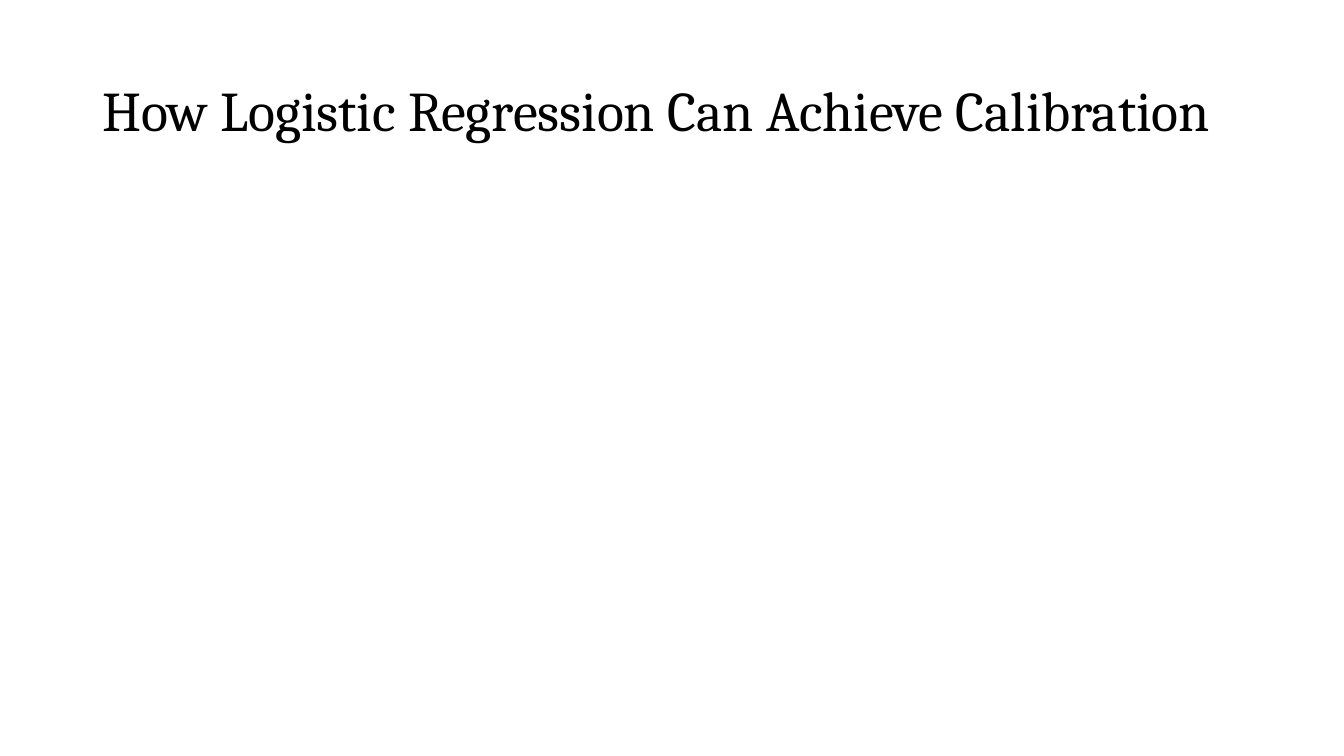
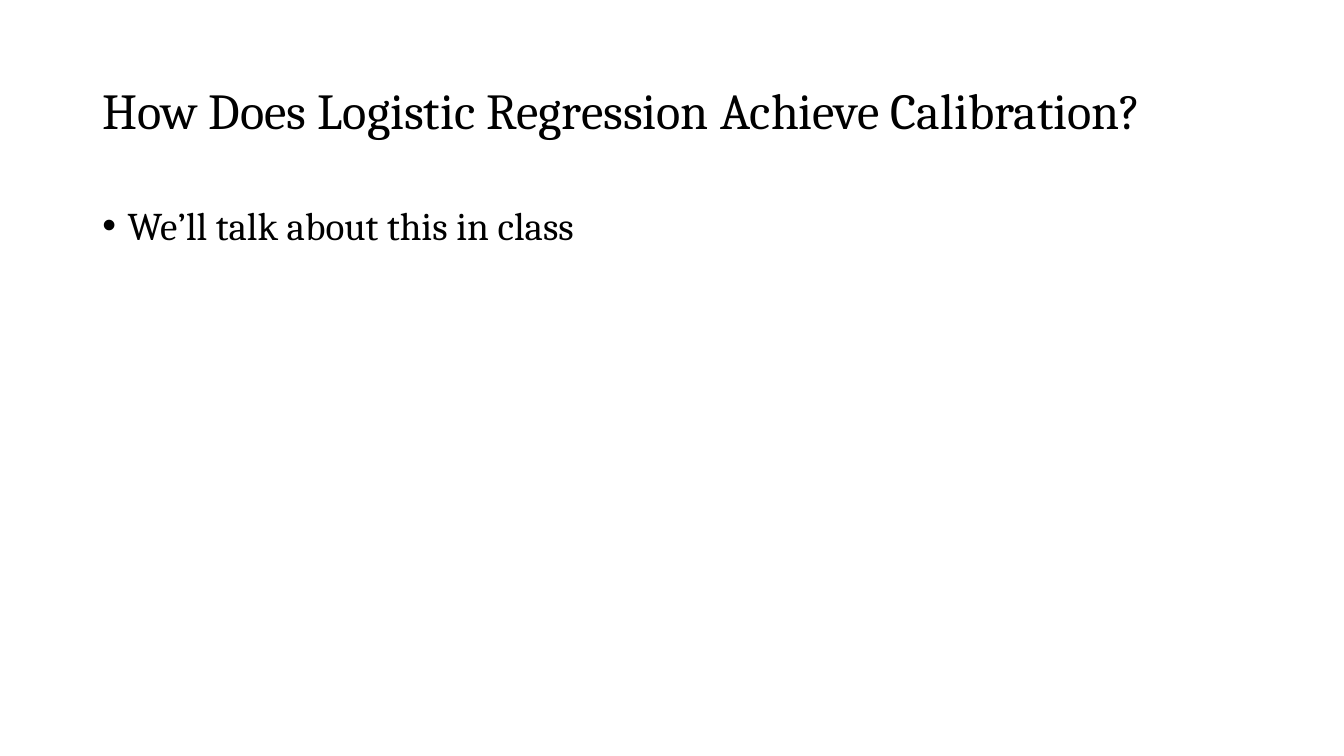
Before and after one commit to zjelveh/zjelveh.github.io, a slide deck: slide 30 of files/inst414_spring2026/lectures/lecture_6b_regression.pptx (slide 43 before the commit). Drawn at 1344x756 pixels with LibreOffice and Linux fonts; fonts in the diff are those of the drawing; grey boxes stand for pictures. Boxes give left, top, right and bottom in pixels: in the first picture for what was removed or moved away, otherwise in the second. Text is boxed around its words. In the diff, an @@ line names an element or a change of style, - is before the commit and + after.

Commit message:
Update regression slides

```diff
--- a/files/inst414_spring2026/lectures/lecture_6b_regression.pptx
+++ b/files/inst414_spring2026/lectures/lecture_6b_regression.pptx
@@ title at [102,94,1141,140]: text changed; size 40 to 36 pt @@
-How Logistic Regression Can Achieve Calibration
+How Does Logistic Regression Achieve Calibration?
@@ text added at [128,212,574,241], 28 pt, text #000000 @@
+• We’ll talk about this in class
```
Also in this commit, not shown: 13 slides removed.
